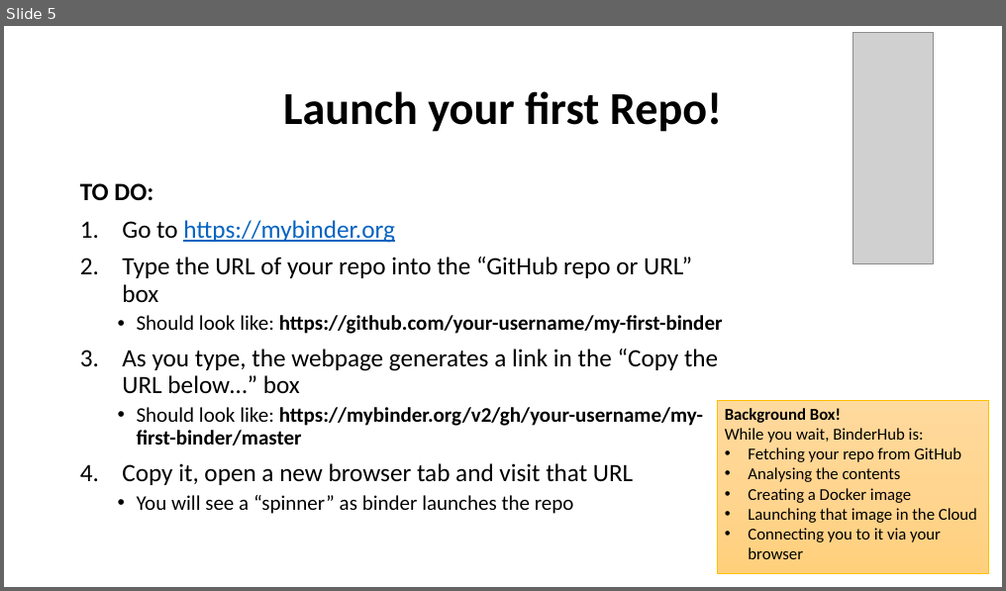
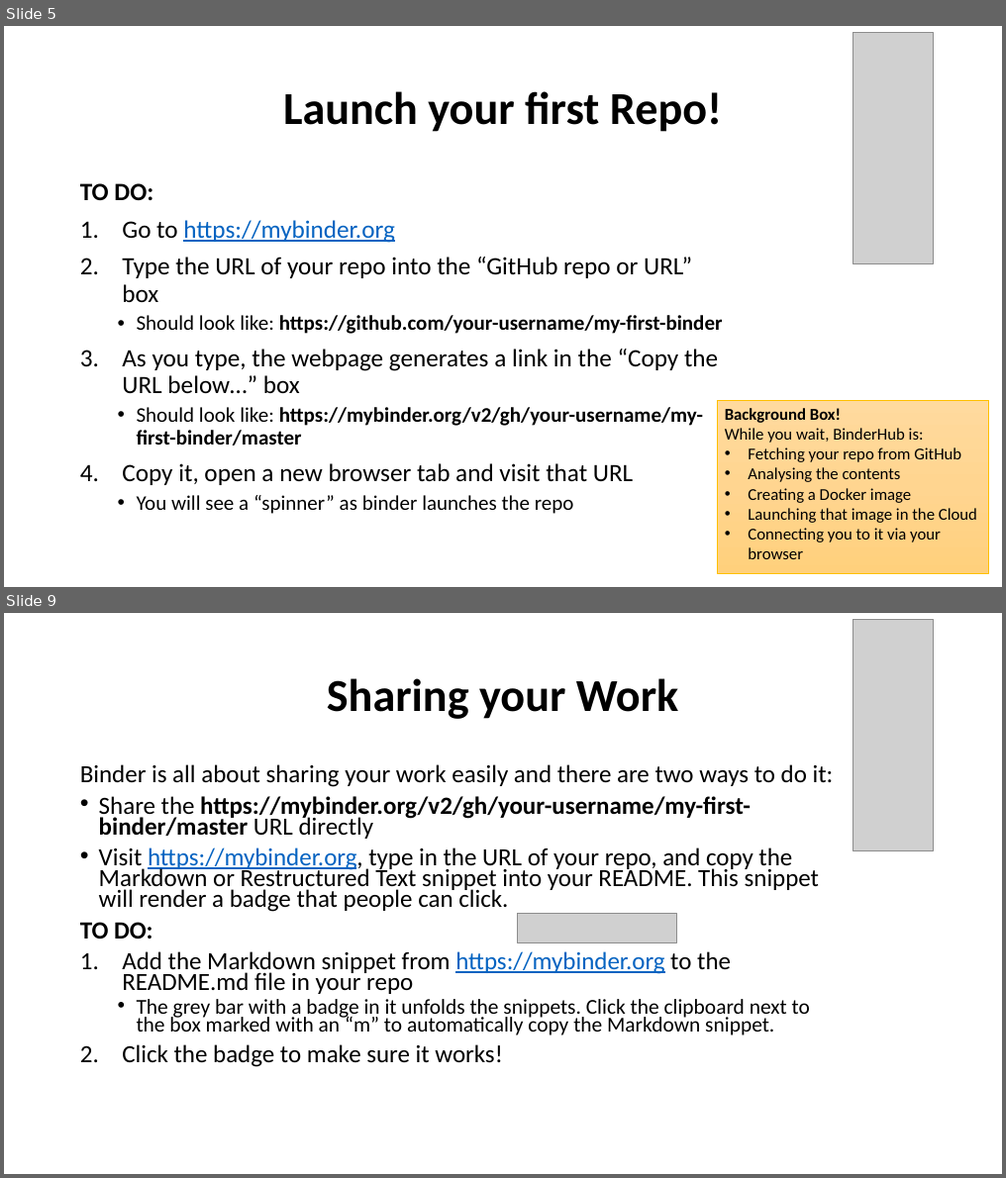
Before and after one commit to the-turing-way/the-turing-way, a slide deck: workshops/boost-research-reproducibility-binder/workshop-presentations/zero_to_binder.pptx. Shown one above the other, each under a label of ours: slide 5 before the commit, slides 5 and 9 after it; the slides between them are not shown. The pictures are 1006x591 and 1006x1178 pixels, drawn with LibreOffice and Linux fonts; fonts in the diff are those of the drawing; grey boxes stand for pictures. Boxes give left, top, right and bottom in pixels: in the first picture for what was removed or moved away, otherwise in the second. Text is boxed around its words. In the diff, an @@ line names an element or a change of style, - is before the commit and + after.

Commit message:
Update Zero-to-Binder ppt pres
Add code-along slides to pin dependencies, play with notebooks,
share the binder link and launch JupyterLab

```diff
--- a/workshops/boost-research-reproducibility-binder/workshop-presentations/zero_to_binder.pptx
+++ b/workshops/boost-research-reproducibility-binder/workshop-presentations/zero_to_binder.pptx
@@ slide 9 added at (4,613,1002,1174), background #FFFFFF @@
@@ picture added at (853,619,934,851) @@
@@ title added at (327,678,678,719), 44 pt, text #000000, bold @@
+Sharing your Work
@@ text added at (80,764,834,1067), 23.8 pt, text #000000 @@
+Binder is all about sharing your work easily and there are two ways to do it:
+• Share the https://mybinder.org/v2/gh/your-username/my-first-binder/master URL directly
+• Visit https://mybinder.org, type in the URL of your repo, and copy the Markdown or Restructured Text snippet into your README. This snippet will render a badge that people can click.
+TO DO:
+1. Add the Markdown snippet from https://mybinder.org to the README.md file in your repo
+  • The grey bar with a badge in it unfolds the snippets. Click the clipboard next to the box marked with an “m” to automatically copy the Markdown snippet.
+2. Click the badge to make sure it works!
@@ picture added at (517,913,676,943) @@
```
Also in this commit, not shown: 1 slide changed, 4 other slides added.
